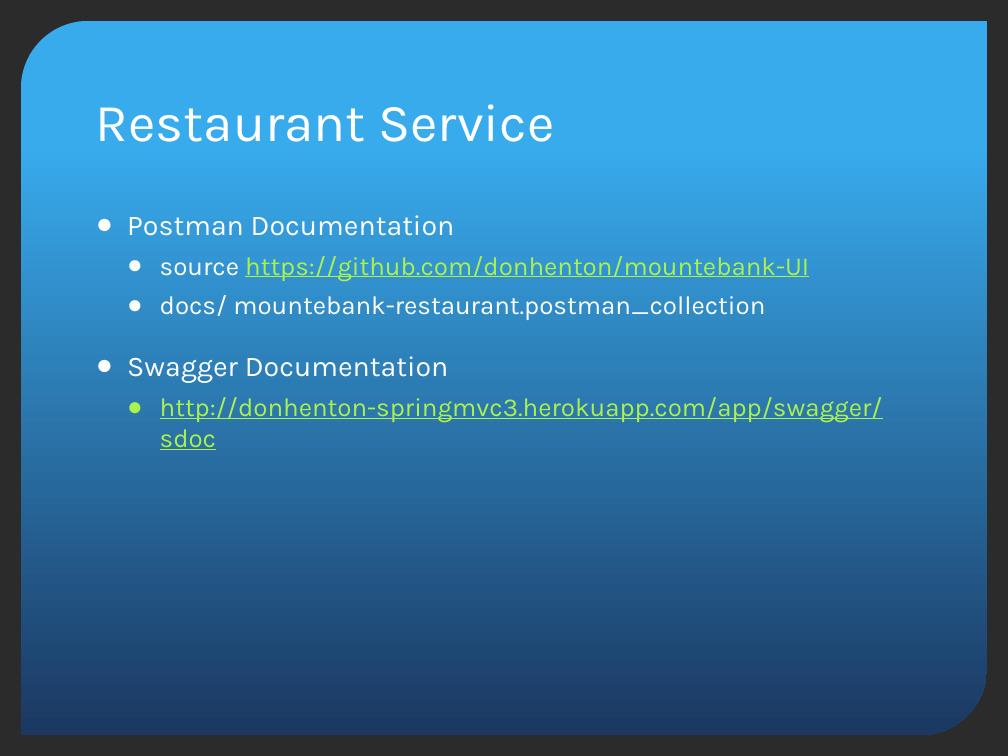
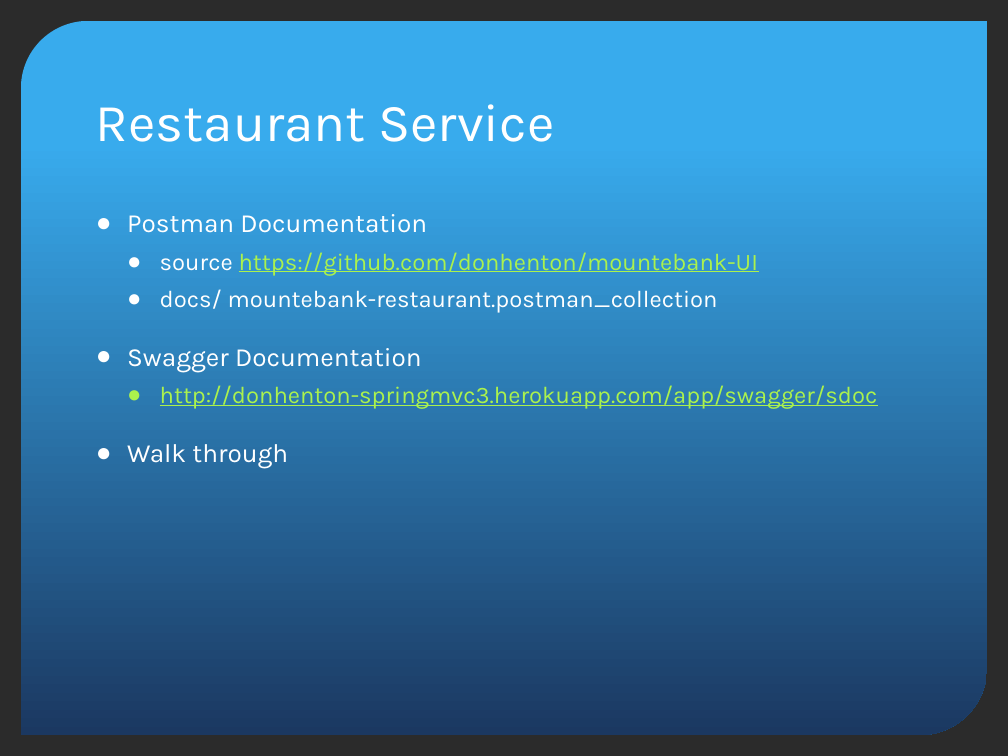
Before and after one commit to donhenton/mountebank-UI, a slide deck: slide 11 of docs/madjs/MADJS-Mountebank.pptx. Drawn at 1008x756 pixels with LibreOffice and Linux fonts; fonts in the diff are those of the drawing; background and template pictures are left out; a plain dark background stands for a picture behind light text. Boxes give left, top, right and bottom in pixels: in the first picture for what was removed or moved away, otherwise in the second. Text is boxed around its words. In the diff, an @@ line names an element or a change of style, - is before the commit and + after.

Commit message:
working on madjs presentation 6

```diff
--- a/docs/madjs/MADJS-Mountebank.pptx
+++ b/docs/madjs/MADJS-Mountebank.pptx
@@ text at (x1=127, y1=214, x2=878, y2=409): size 20.4 to 18.7 pt in "Postman Documentation", "Swagger Documentation"; size 18.5 to 17 pt in "source https://github.com/donhenton/mountebank-UI", "docs/ mountebank-restaurant.postman_collection", "http://donhenton-springmvc3.herokuapp.com/app/swagger/sdoc" @@
@@ text at (x1=127, y1=444, x2=288, y2=469): paragraph added @@
+● Walk through
```
